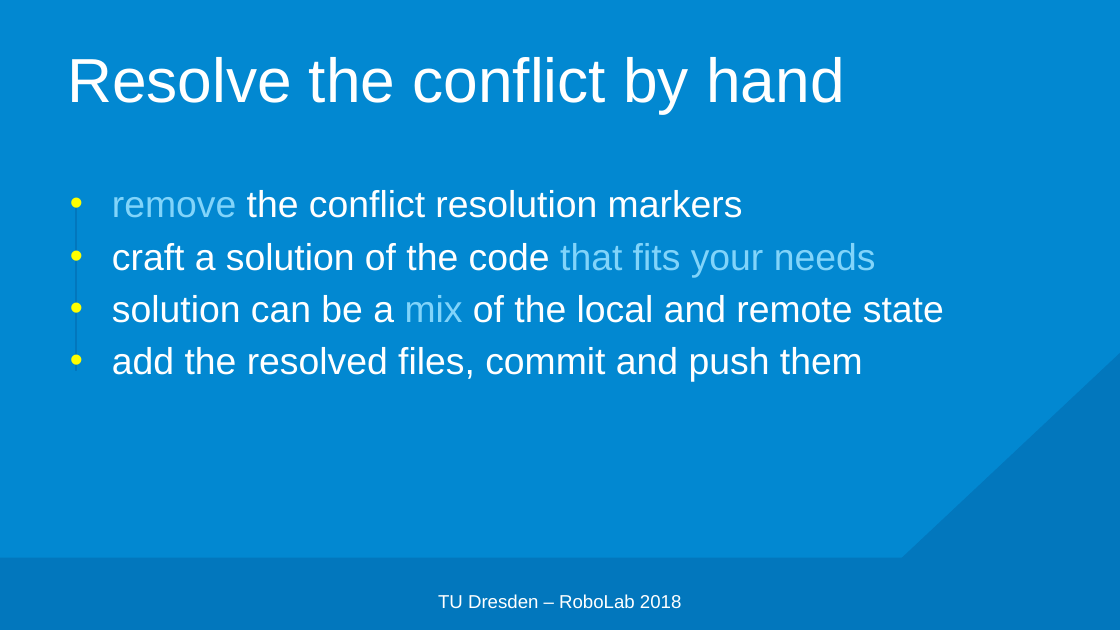
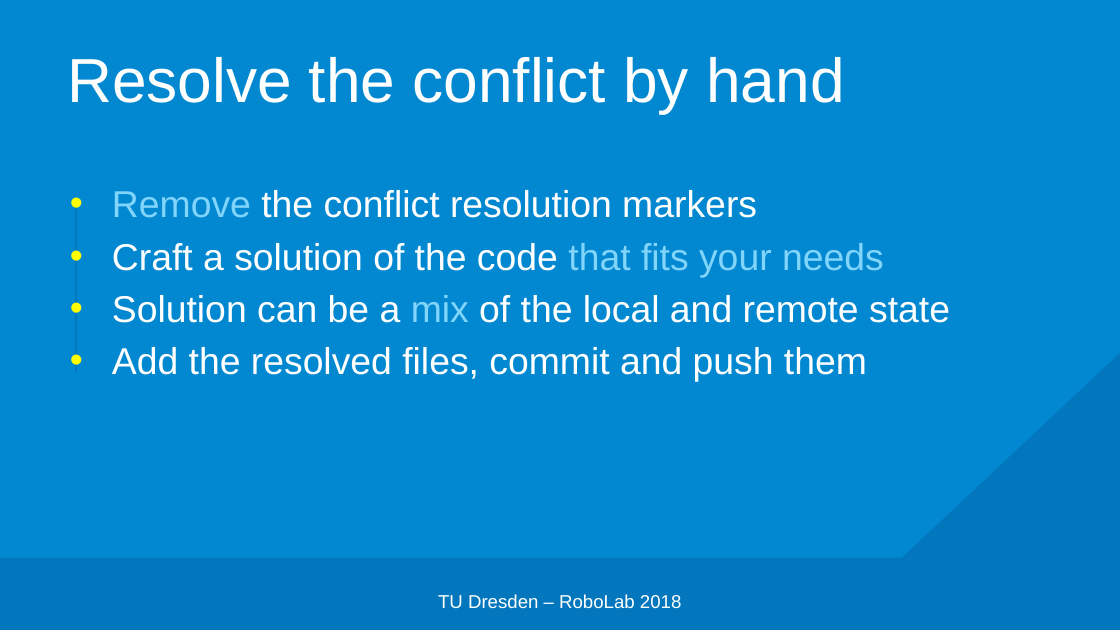
Before and after one commit to edisontrent1337/gitslides, a slide deck: slide 41 of Git.pptx. Drawn at 1120x630 pixels with LibreOffice and Linux fonts; fonts in the diff are those of the drawing; background and template pictures are left out. Boxes give left, top, right and bottom in pixels: in the first picture for what was removed or moved away, otherwise in the second. Text is boxed around its words. In the diff, an @@ line names an element or a change of style, - is before the commit and + after.

```diff
--- a/Git.pptx
+++ b/Git.pptx
@@ text at bbox=[112, 190, 950, 382]: text changed @@
-• remove the conflict resolution markers
-• craft a solution of the code that fits your needs
-• solution can be a mix of the local and remote state
-• add the resolved files, commit and push them
+• Remove the conflict resolution markers
+• Craft a solution of the code that fits your needs
+• Solution can be a mix of the local and remote state
+• Add the resolved files, commit and push them
```
Also in this commit, not shown: 26 other slides changed, 1 other file.
